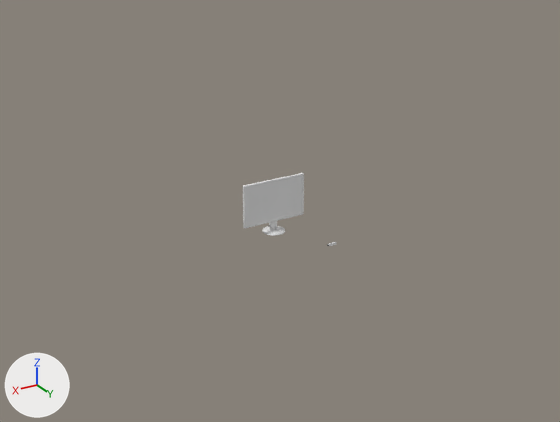
Renders of the Blender file BlenderFiles/login.blend from each side of a commit.
Both versions are drawn from a 50 mm lens placed at (213.0, 303.0, 177.0), pointed at (6.0, -42.0, 5.0). The axes (+X, +Y, +Z) are drawn at lower left. The lights are the same throughout.

The first picture shows 'monitor', 'pantalla'.
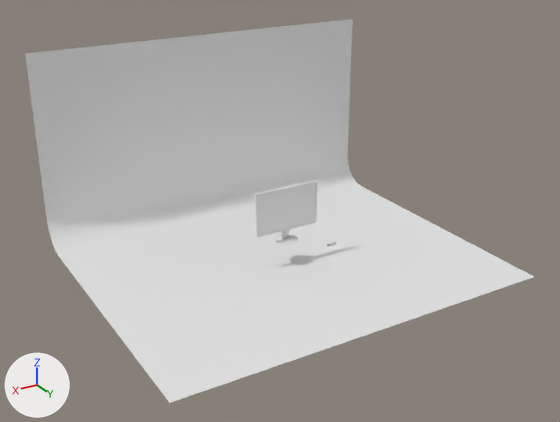
Where the change shows, as pixel boxes (x1, y1, x2, y2) in the pictures (560 x 422 px):
'fondo', added
    after: (25, 19, 534, 403)
'pantalla', moved
    before: (246, 176, 302, 226)
    after: (258, 183, 315, 235)
'monitor', moved
    before: (243, 173, 304, 236)
    after: (255, 180, 317, 245)

The change, as a diff of the scene's bpy script:
```diff
--- a/BlenderFiles/login.blend.py
+++ b/BlenderFiles/login.blend.py
@@ me_plane @@
+me_plane.from_pydata([(-112.0, 41.0, -31.0), (112.0, 41.0, -31.0), (-112.0, -142.0, 87.0), (112.0, -142.0, 87.0), (-112.0, -142.0, -13.0), (-112.0, -124.0, -31.0), (-112.0, -141.0, -18.0), (-112.0, -139.0, -24.0), (-112.0, -134.0, -28.0), (-112.0, -129.0, -30.0), (112.0, -124.0, -31.0), (112.0, -142.0, -13.0), (112.0, -129.0, -30.0), (112.0, -134.0, -28.0), (112.0, -139.0, -24.0), (112.0, -141.0, -18.0)], [], [(11, 4, 2, 3), (4, 11, 15, 6), (6, 15, 14, 7), (7, 14, 13, 8), (8, 13, 12, 9), (9, 12, 10, 5), (5, 10, 1, 0)])
+me_plane.polygons.foreach_set('use_smooth', [True] * 7)
@@ ob_monitor @@
 ob_monitor = bpy.data.objects.new('monitor', me_cube)
-ob_monitor.location = (0.0, 0.0, 0.0)
+ob_monitor.location = (0.0, 14.2, 0.0)
@@ ob_fondo @@
+ob_fondo = bpy.data.objects.new('fondo', me_plane)
+ob_fondo.location = (0.0, 0.0, 0.0)
```
